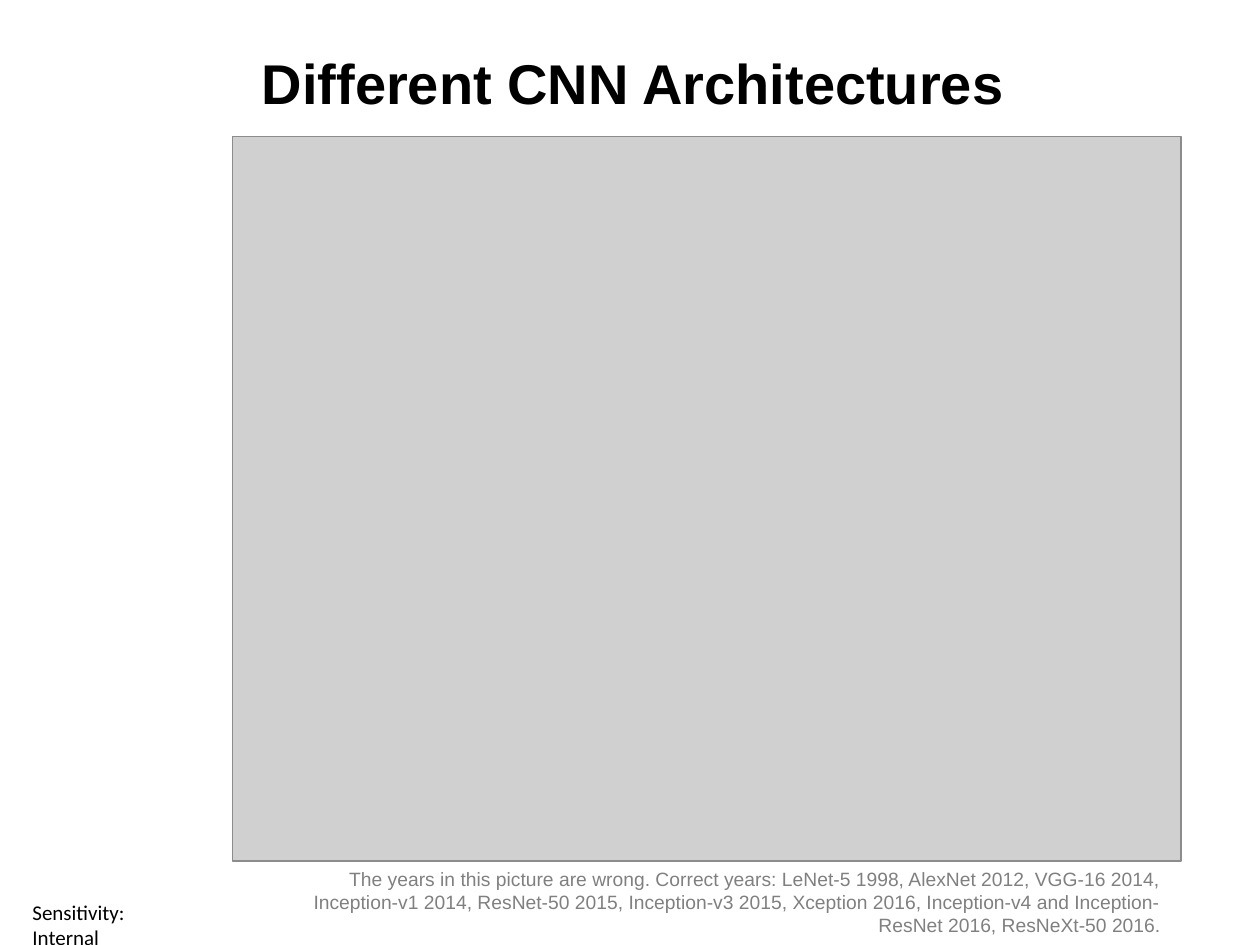
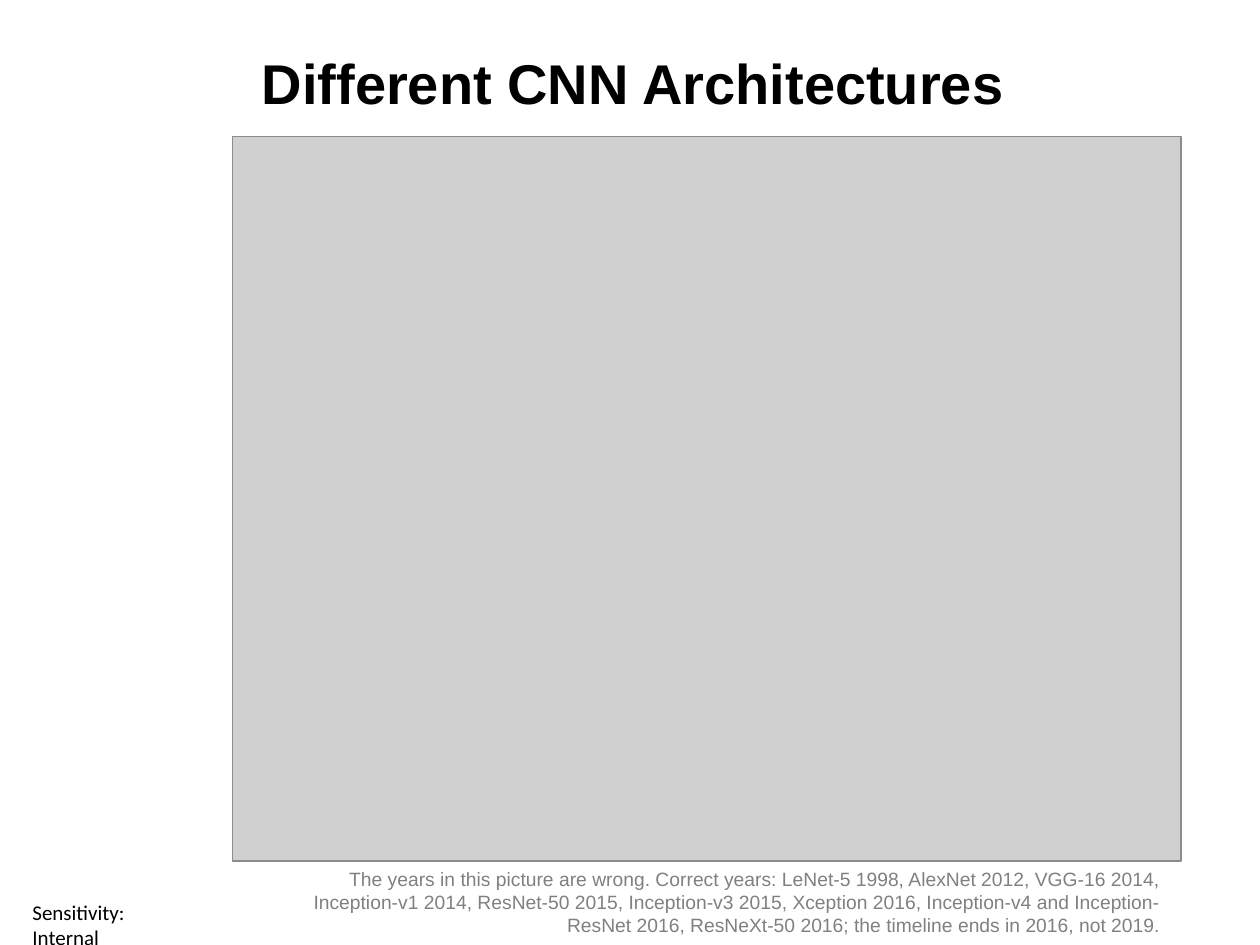
Before and after one commit to ctsallis/frontiers_in_ai_and_data_science, a slide deck: slide 36 of content/Lectures/Semester 1/Week 13-14/1 Lecture/1.13 Neural Networks, Deep Learning and XAI (Lecture).pptx. Drawn at 1260x945 pixels with LibreOffice and Linux fonts; fonts in the diff are those of the drawing; grey boxes stand for pictures; background and template pictures are left out. Boxes give left, top, right and bottom in pixels: in the first picture for what was removed or moved away, otherwise in the second. Text is boxed around its words. In the diff, an @@ line names an element or a change of style, - is before the commit and + after.

```diff
--- a/content/Lectures/Semester 1/Week 13-14/1 Lecture/1.13 Neural Networks, Deep Learning and XAI (Lecture).pptx
+++ b/content/Lectures/Semester 1/Week 13-14/1 Lecture/1.13 Neural Networks, Deep Learning and XAI (Lecture).pptx
@@ text at box(314, 872, 1159, 935): text changed @@
-The years in this picture are wrong. Correct years: LeNet-5 1998, AlexNet 2012, VGG-16 2014, Inception-v1 2014, ResNet-50 2015, Inception-v3 2015, Xception 2016, Inception-v4 and Inception-ResNet 2016, ResNeXt-50 2016.
+The years in this picture are wrong. Correct years: LeNet-5 1998, AlexNet 2012, VGG-16 2014, Inception-v1 2014, ResNet-50 2015, Inception-v3 2015, Xception 2016, Inception-v4 and Inception-ResNet 2016, ResNeXt-50 2016; the timeline ends in 2016, not 2019.
```
Also in this commit, not shown: 4 other slides changed, 4 other files.
